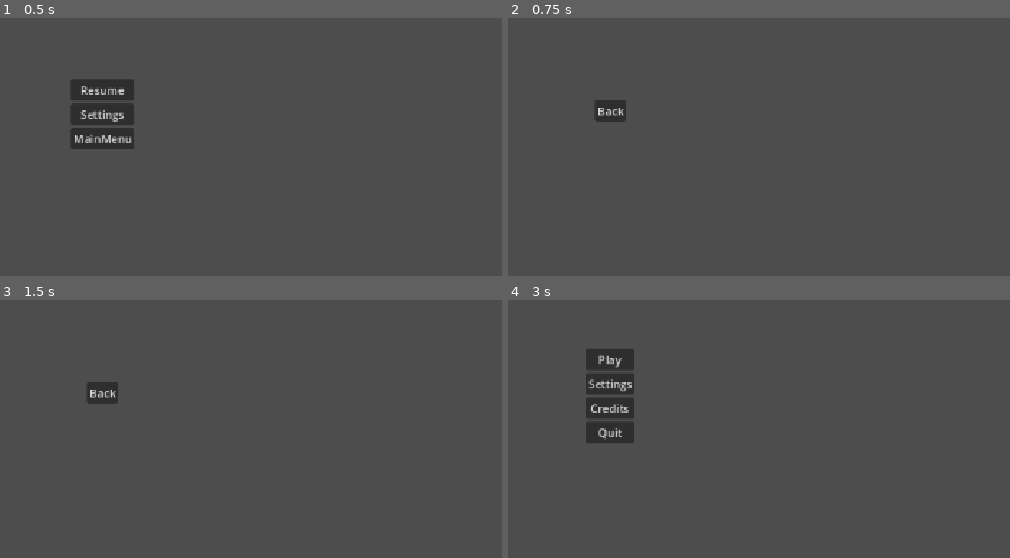
Above: before the commit, frames 1-4 (two rows, left to right).
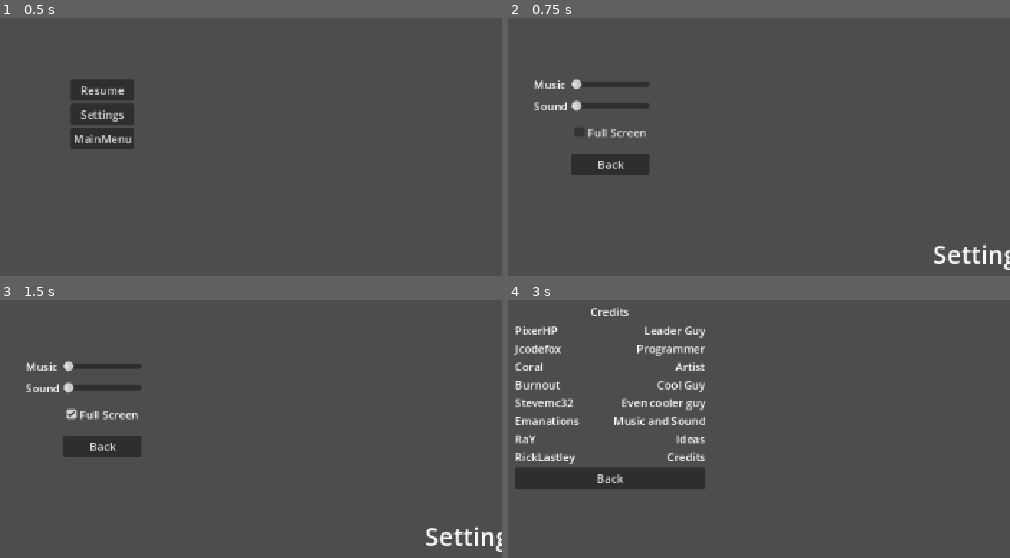
Above: after the commit, the same moments.

Repository: pixerhp/GMTK-2026
Game: Godot game, scene res://scenes/pause_menu.tscn
Two runs of this game, one before a commit and one after it. Both use one fixed random seed, a clock stepped at 60 frames per second and the inputs below. This scene is started directly instead of the project's main scene.
Inputs (mouse positions are in pixels of both pictures, inside the frame that each line leads up to):
- Up to frame 1 (0.5 s): no input
- Up to frame 2 (0.75 s): click "Settings" at 0.5 s
- Up to frame 3 (1.5 s): click (100, 413) at 1.25 s, where only the run after the commit has a clickable "Full Screen"
- Up to frame 4 (3 s): click "Back" at 2 s; click "MainMenu" at 2.75 s

Frame 1 is identical in both runs. In frame 2, 3.1% of the frame differs, in the area x 5-100%, y 23-98%; in frame 3, 3.1%; in frame 4, 9.3%, in the area x 1-40%, y 3-74%.

Commit message:
Added more functionality to the main menu

Diff:
--- /dev/null
+++ b/scenes/full_screen_box.gd
@@ -0,0 +1,11 @@
+extends CheckBox
+
+
+# Called when the node enters the scene tree for the first time.
+func _ready() -> void:
+	pass # Replace with function body.
+
+
+# Called every frame. 'delta' is the elapsed time since the previous frame.
+func _process(delta: float) -> void:
+	pass
--- a/scenes/main_menu.tscn
+++ b/scenes/main_menu.tscn
@@ -13,6 +13,7 @@
 script = ExtResource("1_bqqt6")
 
 [node name="MainMenuVBox" type="VBoxContainer" parent="." unique_id=1235927817]
+visible = false
 layout_mode = 1
 anchors_preset = 8
 anchor_left = 0.5
@@ -45,16 +46,12 @@
 [node name="Settings" parent="." unique_id=266761967 instance=ExtResource("1_l6cm7")]
 visible = false
 layout_mode = 1
-anchors_preset = 8
-anchor_left = 0.5
-anchor_top = 0.5
-anchor_right = 0.5
-anchor_bottom = 0.5
-offset_left = -35.0
-offset_right = 35.0
+anchors_preset = -1
+offset_top = -4.0
+offset_right = -1.0
+offset_bottom = 3.0
 
 [node name="CreditsVBox" type="VBoxContainer" parent="." unique_id=1311366397]
-visible = false
 layout_mode = 1
 anchors_preset = 8
 anchor_left = 0.5
@@ -68,18 +65,37 @@
 grow_horizontal = 2
 grow_vertical = 2
 
-[node name="RichTextLabel" type="RichTextLabel" parent="CreditsVBox" unique_id=266856863]
-custom_minimum_size = Vector2(250, 0)
+[node name="Label" type="Label" parent="CreditsVBox" unique_id=308933017]
 layout_mode = 2
-bbcode_enabled = true
-text = "[center]CREDITS[/center]
-People
-Who
-Made
-This
-Game
-"
-fit_content = true
+text = "Credits"
+horizontal_alignment = 1
+
+[node name="HBoxContainer" type="HBoxContainer" parent="CreditsVBox" unique_id=1219766417]
+layout_mode = 2
+theme_override_constants/separation = 50
+
+[node name="Names" type="Label" parent="CreditsVBox/HBoxContainer" unique_id=1067135881]
+layout_mode = 2
+text = "PixerHP
+Jcodefox
+Coral
+Burnout
+Stevemc32
+Emanations
+RaY
+RickLastley"
+
+[node name="Roles" type="Label" parent="CreditsVBox/HBoxContainer" unique_id=2026749926]
+layout_mode = 2
+text = "Leader Guy
+Programmer
+Artist
+Cool Guy
+Even cooler guy
+Music and Sound
+Ideas
+Credits"
+horizontal_alignment = 2
 
 [node name="BackButton" type="Button" parent="CreditsVBox" unique_id=2010020827]
 layout_mode = 2
--- a/scenes/settings.tscn
+++ b/scenes/settings.tscn
@@ -11,6 +11,16 @@
 grow_vertical = 2
 script = ExtResource("1_5p8wc")
 
+[node name="RichTextLabel" type="RichTextLabel" parent="." unique_id=186265047]
+layout_mode = 0
+offset_left = 500.0
+offset_top = 177.0
+offset_right = 650.0
+offset_bottom = 227.0
+theme_override_font_sizes/normal_font_size = 36
+text = "Settings"
+fit_content = true
+
 [node name="SettingsVBox" type="VBoxContainer" parent="." unique_id=496854380]
 layout_mode = 1
 anchors_preset = 8
@@ -18,15 +28,43 @@
 anchor_top = 0.5
 anchor_right = 0.5
 anchor_bottom = 0.5
-offset_left = -22.5
-offset_top = -20.0
-offset_right = 22.5
-offset_bottom = 20.0
+offset_left = -56.5
+offset_top = -51.5
+offset_right = 56.5
+offset_bottom = 87.5
 grow_horizontal = 2
 grow_vertical = 2
+theme_override_constants/separation = 15
+
+[node name="MusicSlider" type="HSlider" parent="SettingsVBox" unique_id=1926606127]
+layout_mode = 2
+
+[node name="MusicLabel" type="Label" parent="SettingsVBox/MusicSlider" unique_id=976721949]
+layout_mode = 0
+offset_left = -54.0
+offset_top = -3.0
+offset_right = -5.0
+offset_bottom = 20.0
+text = "Music"
+
+[node name="SoundSlider" type="HSlider" parent="SettingsVBox" unique_id=883537972]
+layout_mode = 2
+
+[node name="SoundLabel" type="Label" parent="SettingsVBox/SoundSlider" unique_id=2136810285]
+layout_mode = 0
+offset_left = -54.0
+offset_top = -3.0
+offset_right = -5.0
+offset_bottom = 20.0
+text = "Sound"
+
+[node name="FullScreenBox" type="CheckBox" parent="SettingsVBox" unique_id=597518639]
+layout_mode = 2
+text = "Full Screen"
 
 [node name="BackButton" type="Button" parent="SettingsVBox" unique_id=3550062]
 layout_mode = 2
 text = "Back"
 
+[connection signal="pressed" from="SettingsVBox/FullScreenBox" to="." method="_on_full_screen_box_pressed"]
 [connection signal="pressed" from="SettingsVBox/BackButton" to="." method="_on_back_button_pressed"]
--- a/scripts/settings.gd
+++ b/scripts/settings.gd
@@ -4,3 +4,10 @@
 
 func _on_back_button_pressed() -> void:
 	on_back_pressed.emit()
+
+
+func _on_full_screen_box_pressed() -> void:
+	if($SettingsVBox/FullScreenBox.button_pressed) :
+		DisplayServer.window_set_mode(DisplayServer.WINDOW_MODE_FULLSCREEN)
+	else:
+		DisplayServer.window_set_mode(DisplayServer.WINDOW_MODE_WINDOWED)
Not shown, added: scenes/full_screen_box.gd.uid
